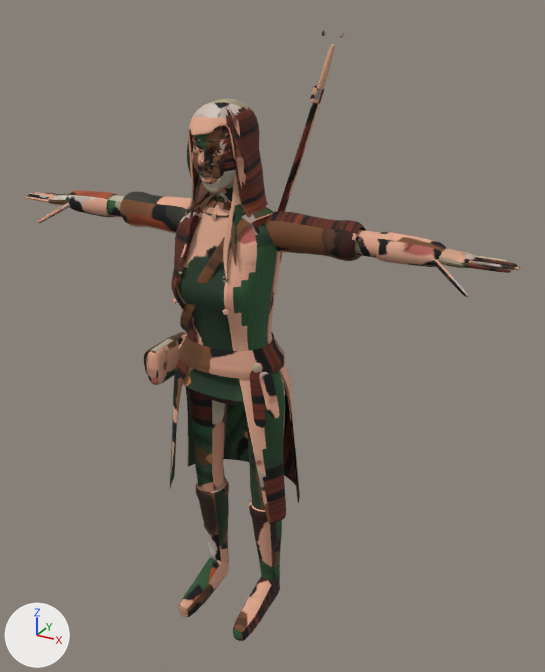
The glTF model assets/verse/characters/original/alice/alice.lod1.gltf as it was, and as the next commit left it.
One viewpoint serves both versions: a 50 mm camera at (1.179, -1.853, 2.029) aimed at (0.102, 0.106, 1.049). Arrows for +X, +Y and +Z are at lower left; the lights stay in place. The older version comes first. Vertices at exactly the same position are counted once.

The first picture shows 'Alice'.
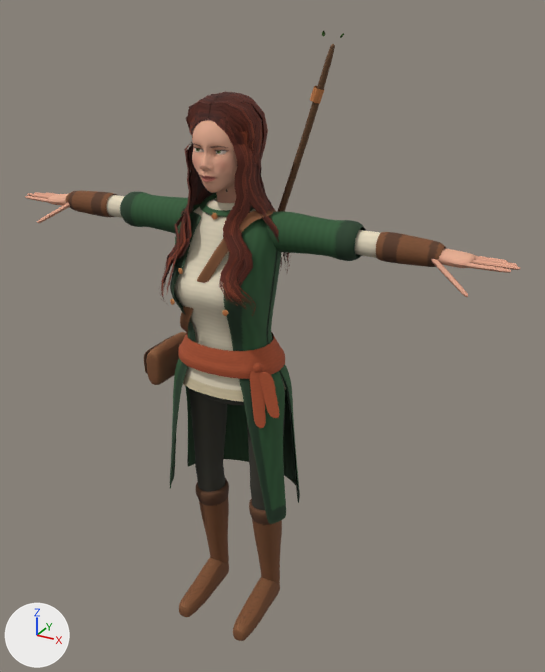
Boxes [x1, y1, x2, y2] around the edits, measured in the pictures (545 x 672 px; the box of a moved part takes in the faces that stretch with it):
```json
{"part": 1, "of": "me_alice", "change": "moved or reshaped", "before": [172, 99, 282, 342], "after": [159, 91, 291, 342]}
{"part": 2, "of": "me_alice", "change": "surface changed", "before": [25, 31, 520, 641], "after": [25, 31, 520, 641]}
```

The change, as JSON lines over the scene's bpy script:
```json
{"op": "add", "block": "mat_alice_hair", "code": ["mat_alice_hair = bpy.data.materials.new('alice_hair')", "# uses the picture img_alice_basecolor"]}
{"block": "me_alice", "where": "# used by ob_alice; location = (0.0, 0.0, 0.0)"}
{"op": "remove", "block": "me_alice", "code": "me_alice.from_pydata(...)  # 18911 vertices, 36670 faces; spans x -0.85..0.85, y -0.17..0.22, z 0.0..1.96"}
{"op": "add", "block": "me_alice", "code": "me_alice.from_pydata(...)  # 19919 vertices, 35144 faces; spans x -0.85..0.85, y -0.19..0.22, z 0.0..1.96"}
{"block": "me_alice", "change": "me_alice part 1: 757 vertices moved within x -0.16..0.16, y -0.16..0.15, z 1.12..1.79; 4725 vertices removed from x -0.16..0.16, y -0.15..0.15, z 1.12..1.79; 5733 vertices added at x -0.2..0.19, y -0.19..0.17, z 1.12..1.8"}
{"block": "me_alice", "change": "me_alice part 2: 22118 kept faces spanning x -0.85..0.85, y -0.17..0.22, z 0.0..1.96 get new texture (UV) coordinates"}
{"op": "add", "block": "me_alice", "code": "me_alice.materials.append(mat_alice_hair)"}
```
